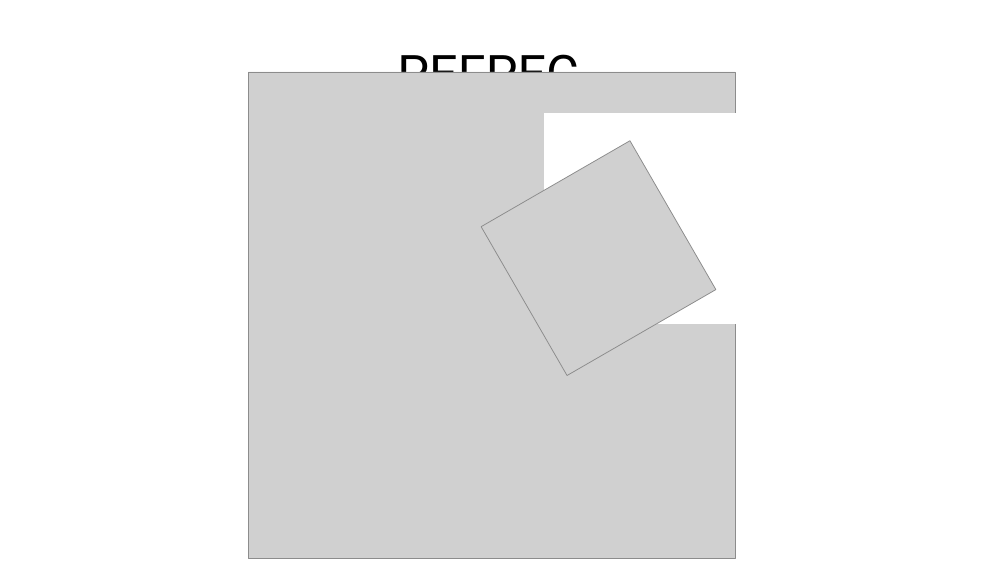
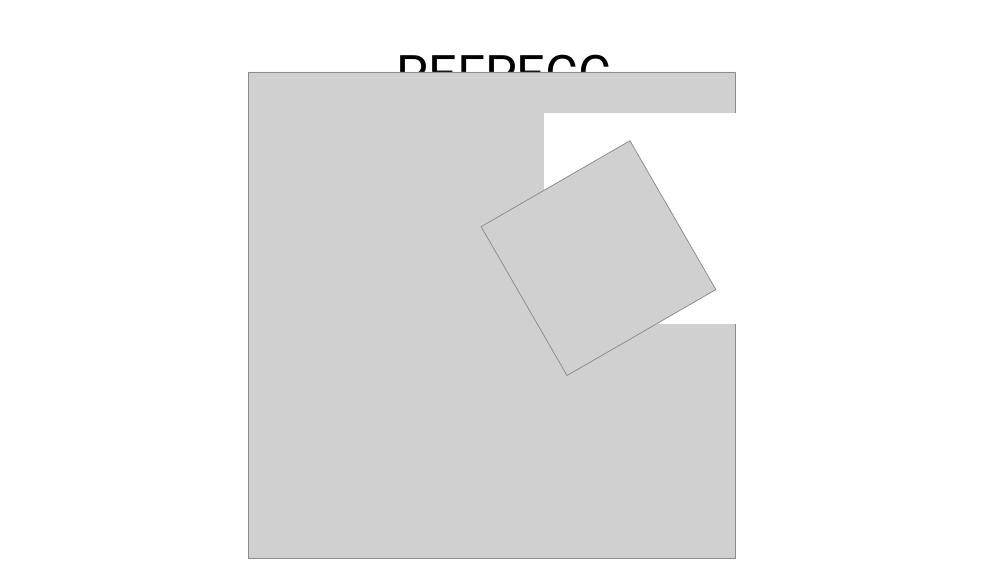
Before and after one commit to rkhaimov/brain-gym, a slide deck: slide 20 of Презентация.pptx. Drawn at 1008x567 pixels with LibreOffice and Linux fonts; fonts in the diff are those of the drawing; grey boxes stand for pictures. Boxes give left, top, right and bottom in pixels: in the first picture for what was removed or moved away, otherwise in the second. Text is boxed around its words. In the diff, an @@ line names an element or a change of style, - is before the commit and + after.

```diff
--- a/Презентация.pptx
+++ b/Презентация.pptx
@@ text "РЕГРЕСС": place and size @@
-text "РЕГРЕСС" at bbox=[390, 38, 619, 107]
+text "РЕГРЕСС" at bbox=[397, 45, 611, 73]
@@ text "РЕГРЕСС" at bbox=[397, 45, 611, 73]: alignment left to centre @@
```
Also in this commit, not shown: 8 other slides changed, 18 slides added, 8 slides removed, 1 other file.
